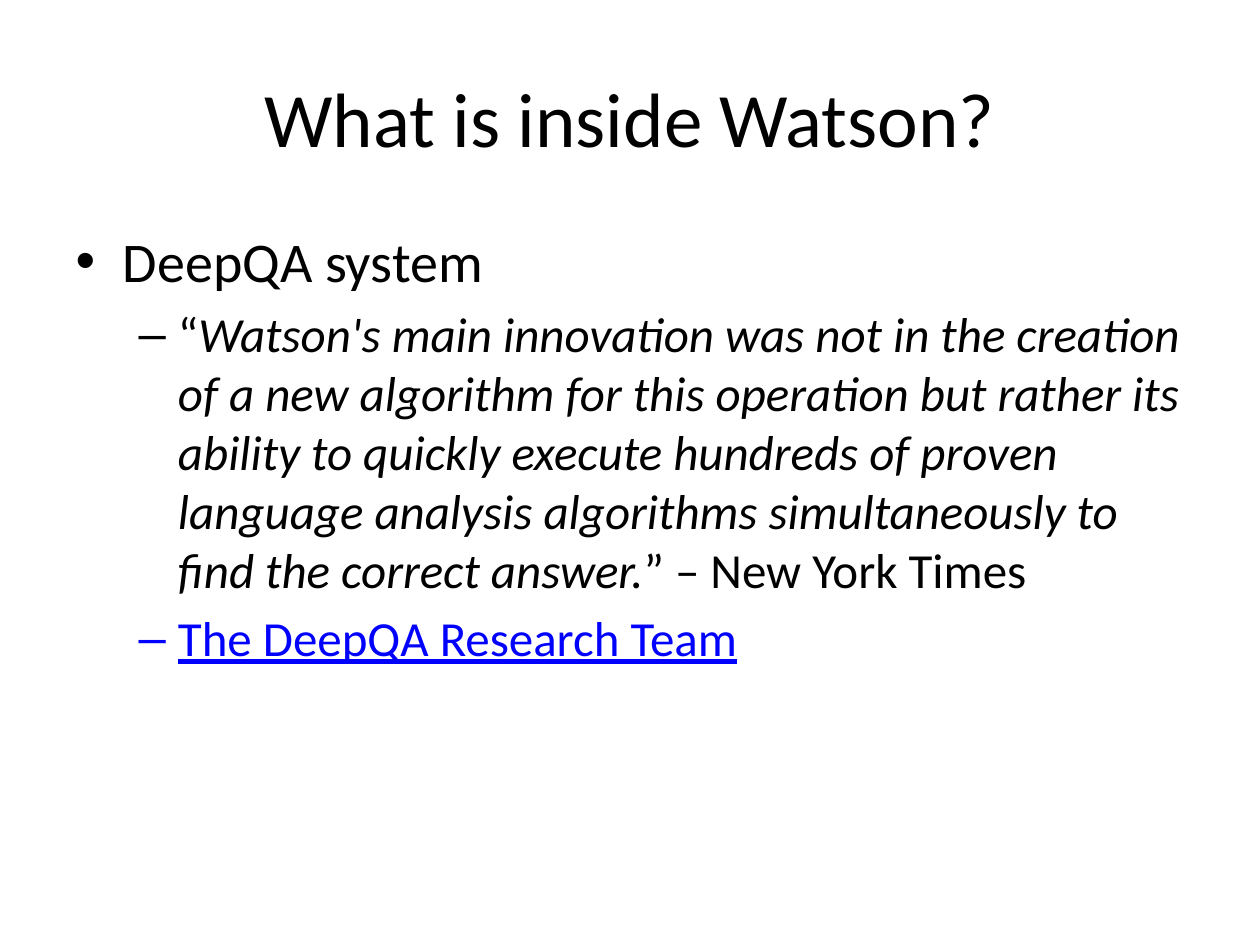
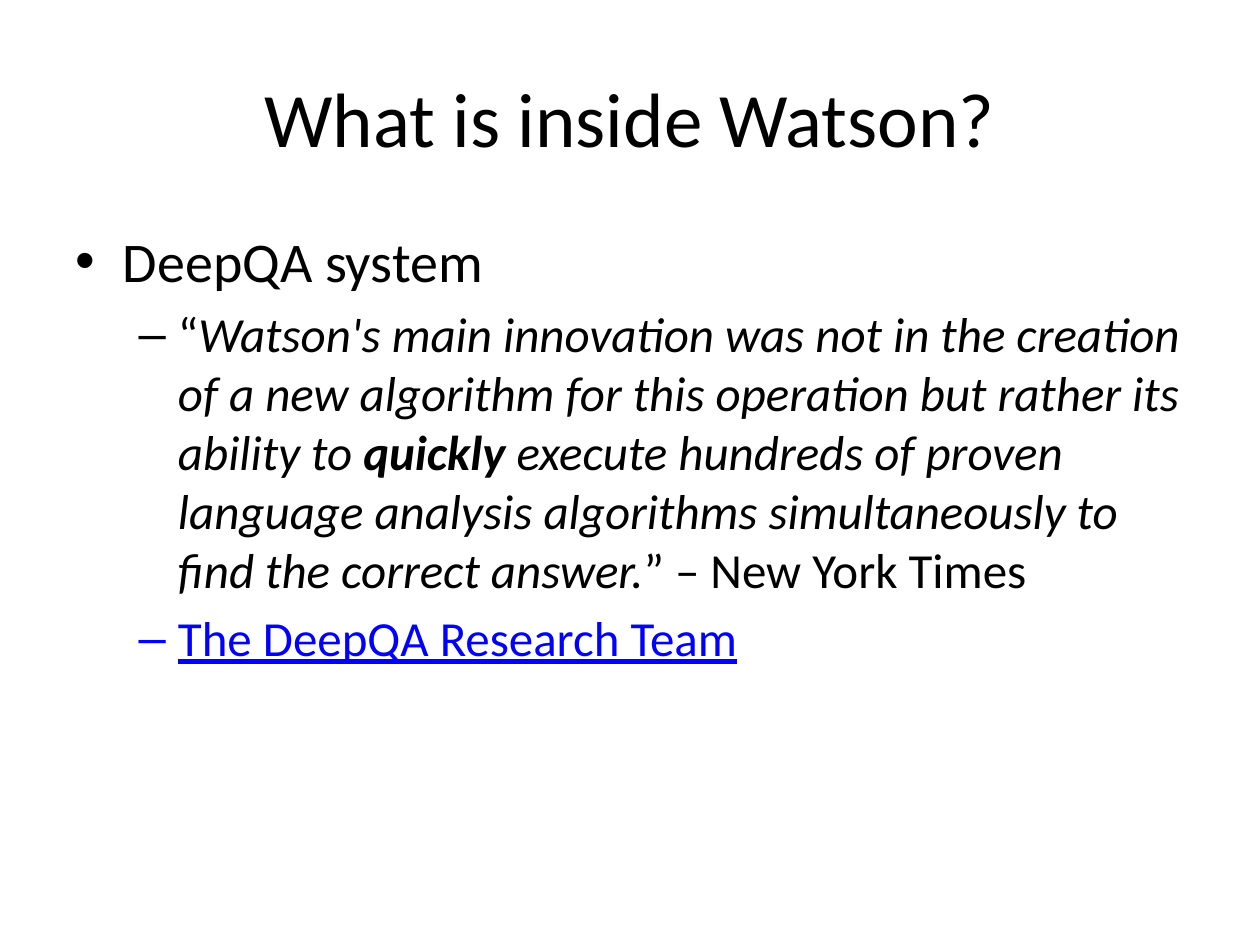
Before and after one commit to wang296/CS6501-Text-Mining, a slide deck: slide 7 of docs/IntroductionToTextMining.pptx. Drawn at 1260x945 pixels with LibreOffice and Linux fonts; fonts in the diff are those of the drawing. Boxes give left, top, right and bottom in pixels: in the first picture for what was removed or moved away, otherwise in the second. Text is boxed around its words. In the diff, an @@ line names an element or a change of style, - is before the commit and + after.

```diff
--- a/docs/IntroductionToTextMining.pptx
+++ b/docs/IntroductionToTextMining.pptx
@@ text at [178,317,1179,594]: bold on in "quickly" @@
```
Also in this commit, not shown: 1 other slide changed, 6 other files.
